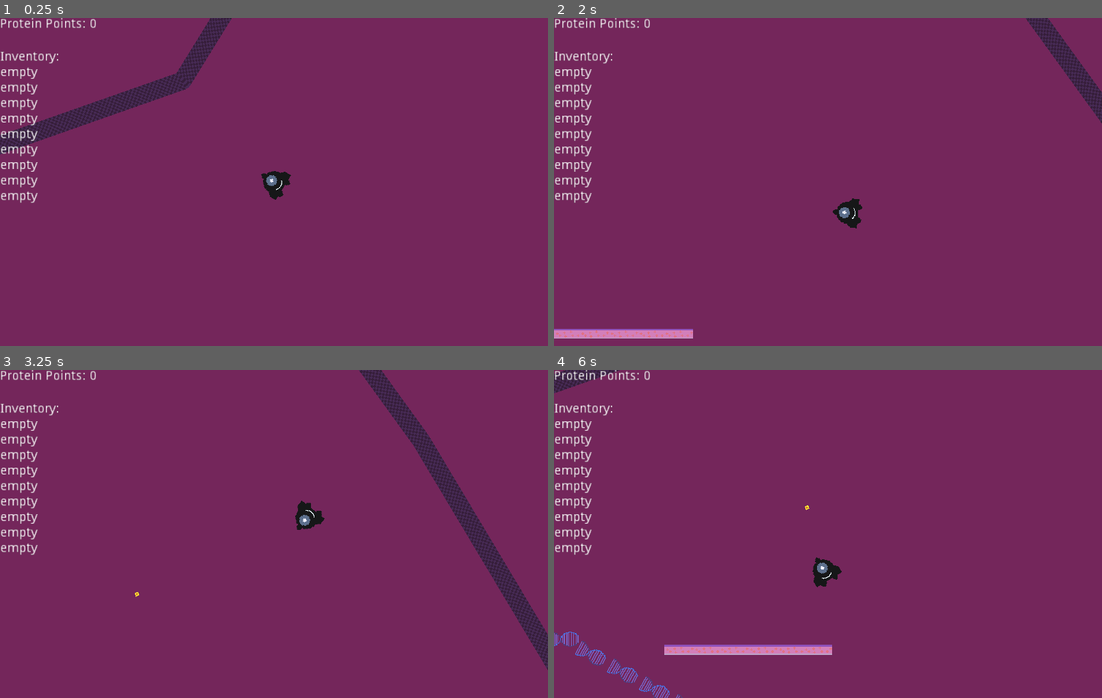
Above: before the commit, frames 1-4 (two rows, left to right).
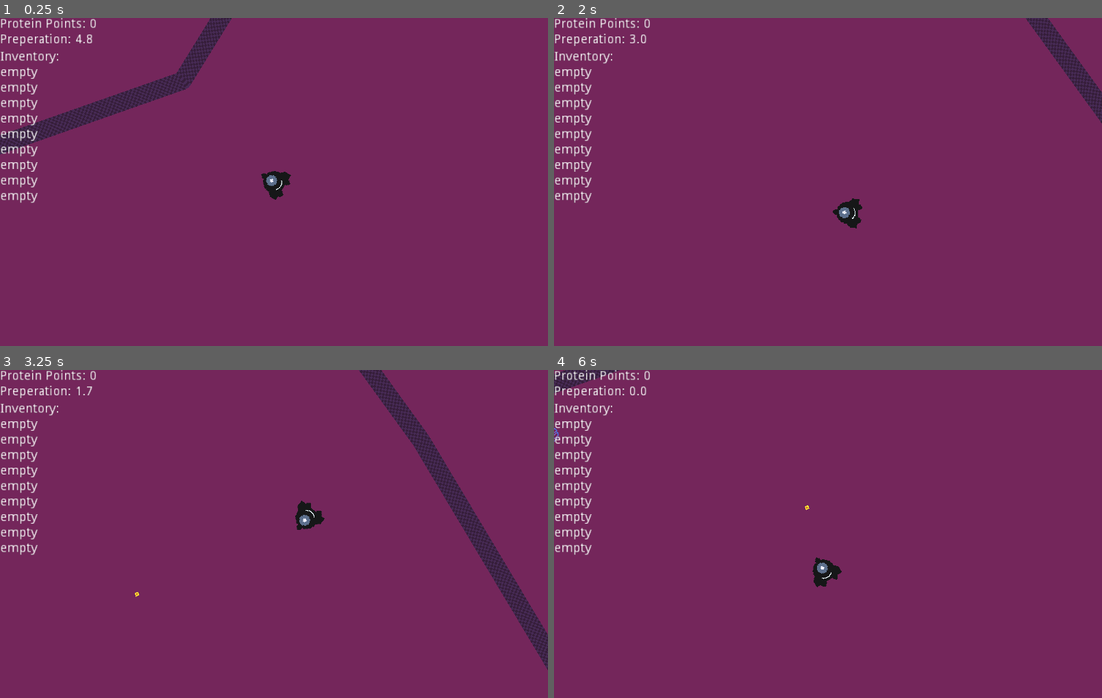
Above: after the commit, the same moments.

Repository: mrbenshef/CellDefence
Game: Godot game, scene res://World.tscn
The game is run twice, just before and just after one commit, with the same random seed, the same clock (stepped at 60 frames per second) and the same inputs.
Inputs (mouse positions are in pixels of both pictures, inside the frame that each line leads up to):
- Up to frame 1 (0.25 s): no input
- Up to frame 2 (2 s): tap Enter at 0.5 s; move the mouse to (948, 165) at 0.52 s; hold D (right) 0.53-1.28 s; tap E (interact) at 0.6 s; move the mouse to (718, 198) at 1.27 s; hold S (down) from 1.28 s (still down); click (718, 198) at 1.35 s
- Up to frame 3 (3.25 s): move the mouse to (328, 461) at 2.02 s; release S (down) at 2.03 s; hold D (right) 2.03-2.78 s; tap E (interact) at 2.1 s; move the mouse to (246, 599) at 2.77 s; hold W (up) from 2.78 s (still down); click (246, 599) at 2.85 s
- Up to frame 4 (6 s): move the mouse to (992, 583) at 3.52 s; release W (up) at 3.53 s; hold A (left) 3.53-5.03 s; tap E (interact) at 3.6, 5.1 s; move the mouse to (663, 484) at 4.27 s; click (663, 484) at 4.35 s; move the mouse to (855, 534) at 5.02 s; hold S (down) 5.03-5.78 s; move the mouse to (745, 452) at 5.77 s; hold D (right) from 5.78 s (still down); click (745, 452) at 5.85 s

The runs differ from the first frame. In frame 1, 0.2% of the frame differs, in the area x 0-17%, y 4-9%; in frame 2, 0.9%; in frame 3, 0.2%; in frame 4, 1.6%, in the area x 0-51%, y 4-100%.

Commit message:
feat: basic game loop

Diff:
--- a/HUD.tscn
+++ b/HUD.tscn
@@ -24,6 +24,15 @@
 }
 
 [node name="NucleausHUD" parent="." instance=ExtResource( 2 )]
+
+[node name="StatusLabel" type="Label" parent="."]
+margin_top = 16.7739
+margin_right = 106.0
+margin_bottom = 30.7739
+text = "Status"
+__meta__ = {
+"_edit_use_anchors_": false
+}
 [connection signal="pressed" from="NucleausHUD/HealButton" to="." method="_on_HealButton_pressed"]
 
 [editable path="NucleausHUD"]
--- a/Protein.gd
+++ b/Protein.gd
@@ -20,3 +20,4 @@
 
 func set_target(new_target):
 	target = new_target
+	$CollisionShape2D.disabled = true
--- a/Virus.tscn
+++ b/Virus.tscn
@@ -10,7 +10,7 @@
 position = Vector2( 0, -36.9305 )
 texture = ExtResource( 1 )
 
-[node name="Position2D" type="Position2D" parent="."]
-position = Vector2( 0.0126762, 21.0883 )
+[node name="Spawn" type="Position2D" parent="."]
+position = Vector2( 0, 22.5872 )
 
 [node name="Tween" type="Tween" parent="."]
--- a/World.gd
+++ b/World.gd
@@ -6,6 +6,8 @@
 export (PackedScene) var VIRUS
 
 onready var spawnPoint : Vector2 = $SpawnPoint.position
+var viruses : Array = []
+var spawn_count : int = 20
 
 var protein : int = 0
 
@@ -14,9 +16,20 @@
 		var virus = VIRUS.instance()
 		virus.transform = position.transform
 		add_child(virus)
+		viruses.append(virus)
 		virus.launch()
+	$PreperationTimer.start()
+	$SpawnTimer.stop()
 
 func _process(_delta):
+	if !$PreperationTimer.is_stopped():
+		$HUD/StatusLabel.text = "Preperation: %.1f" % $PreperationTimer.time_left
+	elif spawn_count == 0 && $DNAs.get_child_count() == 0:
+		# get ready for next round
+		spawn_count = 20
+		$SpawnTimer.stop()
+		$PreperationTimer.start()
+
 	$Player.input_enabled = !$HUD.in_menu()
 	if Input.is_action_just_pressed("cheat_give_protein"):
 		update_protein(protein + 100)
@@ -33,12 +46,16 @@
 	$HUD.set_protein_score(new_protein)
 
 func _on_SpawnTimer_timeout():
-	print("Spawning DNA!")
-	var dna = DNA.instance()
-	dna.position = spawnPoint
-	#dna.rotation = rand_range(0, 2 * PI)
-	dna.set_target($Nucleaus.global_position)
-	add_child(dna)
+	for v in viruses:
+		if spawn_count <= 0:
+			break
+		var spawn_point : Vector2 = v.get_node("Spawn").global_position
+		var dna = DNA.instance()
+		dna.position = spawn_point
+		dna.set_target($Nucleaus.global_position)
+		$DNAs.add_child(dna)
+		spawn_count -= 1
+
 
 func _on_Player_protein_pickup():
 	update_protein(protein + 1)
@@ -57,3 +74,6 @@
 	turret.rotation = rot
 	turret.connect("shoot_bullet", self, "_on_Player_shoot_bullet")
 	add_child(turret)
+
+func _on_PreperationTimer_timeout():
+	$SpawnTimer.start() # start round
--- a/World.tscn
+++ b/World.tscn
@@ -1,9 +1,8 @@
-[gd_scene load_steps=11 format=2]
+[gd_scene load_steps=10 format=2]
 
 [ext_resource path="res://World.gd" type="Script" id=1]
 [ext_resource path="res://Player.tscn" type="PackedScene" id=2]
 [ext_resource path="res://Bullet.tscn" type="PackedScene" id=3]
-[ext_resource path="res://Wall.tscn" type="PackedScene" id=4]
 [ext_resource path="res://DNA.tscn" type="PackedScene" id=5]
 [ext_resource path="res://Nucleaus.tscn" type="PackedScene" id=6]
 [ext_resource path="res://HUD.tscn" type="PackedScene" id=7]
@@ -20,26 +19,6 @@
 
 [node name="Player" parent="." instance=ExtResource( 2 )]
 position = Vector2( 306.267, -115.677 )
-
-[node name="Walls" type="Node2D" parent="."]
-
-[node name="Wall" parent="Walls" instance=ExtResource( 4 )]
-position = Vector2( 227.999, 102.167 )
-
-[node name="Wall2" parent="Walls" instance=ExtResource( 4 )]
-position = Vector2( 260.061, 102.167 )
-
-[node name="Wall3" parent="Walls" instance=ExtResource( 4 )]
-position = Vector2( 288, 102.167 )
-
-[node name="Wall6" parent="Walls" instance=ExtResource( 4 )]
-position = Vector2( 320, 102.167 )
-
-[node name="Wall5" parent="Walls" instance=ExtResource( 4 )]
-position = Vector2( 352.062, 102.167 )
-
-[node name="Wall4" parent="Walls" instance=ExtResource( 4 )]
-position = Vector2( 380.001, 102.167 )
 
 [node name="SpawnPoint" type="Position2D" parent="."]
 position = Vector2( 102.005, 94.5391 )
@@ -89,6 +68,12 @@
 __meta__ = {
 "_gizmo_extents_": 78.0
 }
+
+[node name="PreperationTimer" type="Timer" parent="."]
+wait_time = 5.0
+one_shot = true
+
+[node name="DNAs" type="Node2D" parent="."]
 [connection signal="inventory_update" from="Player" to="HUD" method="_on_Player_inventory_update"]
 [connection signal="place_turret" from="Player" to="." method="_on_Player_place_turret"]
 [connection signal="protein_pickup" from="Player" to="." method="_on_Player_protein_pickup"]
@@ -96,3 +81,4 @@
 [connection signal="timeout" from="SpawnTimer" to="." method="_on_SpawnTimer_timeout"]
 [connection signal="open_nucleaus_shop" from="Nucleaus" to="." method="_on_Nucleaus_open_nucleaus_shop"]
 [connection signal="nucleaus_store_heal" from="HUD" to="." method="_on_HUD_nucleaus_store_heal"]
+[connection signal="timeout" from="PreperationTimer" to="." method="_on_PreperationTimer_timeout"]
